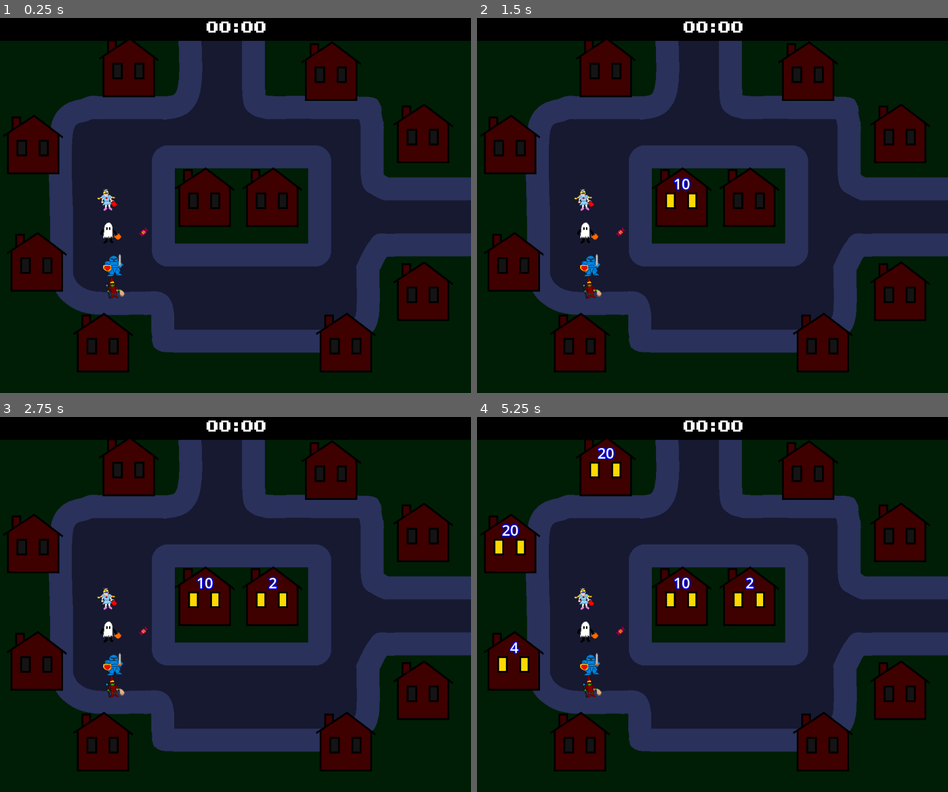
Above: before the commit, frames 1-4 (two rows, left to right).
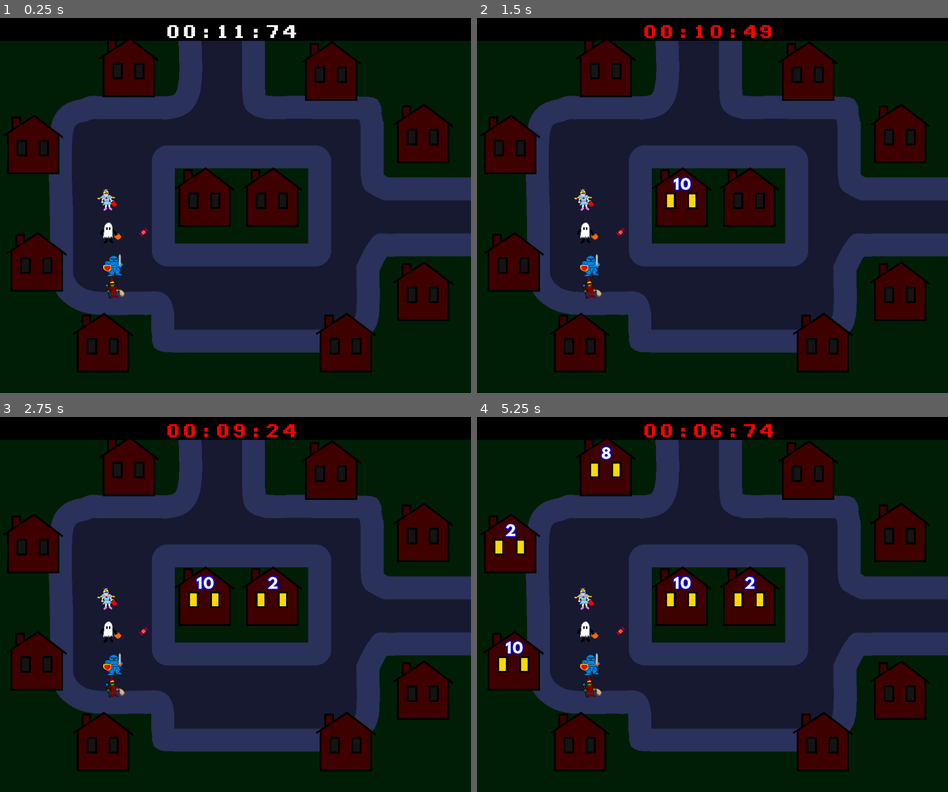
Above: after the commit, the same moments.

Repository: King9999/trickortreat_godot
Game: Godot game, scene res://Scenes/main.tscn
Two runs of this game, one before a commit and one after it. Both use one fixed random seed, a clock stepped at 60 frames per second and the inputs below. This scene is started directly instead of the project's main scene.
Inputs:
- Up to frame 1 (0.25 s): no input
- Up to frame 2 (1.5 s): tap Enter at 0.5 s; hold D (P1_Right) 0.53-1.28 s; tap Space (P1_Trick) at 0.6 s; hold S (P1_Down) from 1.28 s (still down); tap Down (P2_Down) at 1.35 s
- Up to frame 3 (2.75 s): tap Space (P1_Trick) at 2 s; release S (P1_Down) at 2.03 s; hold D (P1_Right) from 2.03 s (still down); tap Left (P2_Left) at 2.1 s
- Up to frame 4 (5.25 s): tap Enter at 2.75, 5 s; release D (P1_Right) at 2.78 s; hold W (P1_Up) 2.78-3.53 s; tap Right (P2_Right) at 2.85 s; tap Space (P1_Trick) at 3.5, 5.1 s; hold A (P1_Left) 3.53-5.03 s; tap Ctrl (P2_Trick) at 3.6 s; tap Up (P2_Up) at 4.35 s; hold S (P1_Down) from 5.03 s (still down)

The runs differ from the first frame. In frame 1, 0.5% of the frame differs, in the area x 35-63%, y 0-6%; in frame 2, 0.6%; in frame 3, 0.7%; in frame 4, 1.1%, in the area x 5-63%, y 0-64%.

Commit message:
Worked on timer function
Had problems with the timer font jitter. The solution was to use a font that wouldn't jitter. Not ideal as it limits the fonts I can use. Will find a different solution.

Diff:
--- a/Scenes/house.tscn
+++ b/Scenes/house.tscn
@@ -1,12 +1,18 @@
-[gd_scene load_steps=6 format=3 uid="uid://dy622oifu2orq"]
+[gd_scene load_steps=8 format=3 uid="uid://dy622oifu2orq"]
 
 [ext_resource type="Script" uid="uid://3kx77sr1e4x1" path="res://Scripts/house.gd" id="1_3jr7h"]
 [ext_resource type="Texture2D" uid="uid://jhxmj5g1hwpb" path="res://Sprites/HouseOff.png" id="1_okrnj"]
+[ext_resource type="FontFile" uid="uid://e1ryjho26wk4" path="res://Fonts/LEAGUESPARTAN-BOLD.OTF" id="3_3jr7h"]
 
 [sub_resource type="RectangleShape2D" id="RectangleShape2D_3jr7h"]
 size = Vector2(31.8455, 18.1888)
 
+[sub_resource type="FontVariation" id="FontVariation_3jr7h"]
+base_font = ExtResource("3_3jr7h")
+spacing_glyph = 2
+
 [sub_resource type="LabelSettings" id="LabelSettings_3jr7h"]
+font = SubResource("FontVariation_3jr7h")
 font_size = 32
 outline_size = 10
 outline_color = Color(0, 0, 0.85098, 1)
@@ -34,9 +40,9 @@
 anchor_left = 0.5
 anchor_right = 0.5
 offset_left = -27.0
-offset_top = -52.0
+offset_top = -47.0
 offset_right = 29.0
-offset_bottom = -7.0
+offset_bottom = -2.0
 grow_horizontal = 2
 text = "00"
 label_settings = SubResource("LabelSettings_3jr7h")
--- a/Scenes/main.tscn
+++ b/Scenes/main.tscn
@@ -9,7 +9,7 @@
 [ext_resource type="PackedScene" uid="uid://dkaywba7sevkf" path="res://Scenes/costume_princess.tscn" id="7_344ge"]
 [ext_resource type="PackedScene" uid="uid://4s36quwb0krr" path="res://Scenes/costume_witch.tscn" id="8_ynf5e"]
 [ext_resource type="Script" uid="uid://dk7c7ngm54vmc" path="res://Scripts/timer.gd" id="9_hptm8"]
-[ext_resource type="FontFile" uid="uid://dxcgk8flk1k3h" path="res://Fonts/KROEGER0665.TTF" id="10_d1ilt"]
+[ext_resource type="FontFile" uid="uid://bm0exkohycdql" path="res://Fonts/MONO0766.TTF" id="10_hptm8"]
 
 [sub_resource type="NavigationPolygon" id="NavigationPolygon_bo1nx"]
 vertices = PackedVector2Array(475, -83, 475, -203, 502, -310, 502, 422, 474, 261, 474, 141, 307, 373, -494, 422, 171, 3 …(372 unchanged characters)…
@@ -142,12 +142,15 @@
 anchors_preset = 5
 anchor_left = 0.5
 anchor_right = 0.5
-offset_left = -86.0
+offset_left = -165.0
 offset_top = -8.0
-offset_right = 96.0
-offset_bottom = 39.0
+offset_right = 162.0
+offset_bottom = 52.0
 grow_horizontal = 2
-theme_override_fonts/normal_font = ExtResource("10_d1ilt")
+theme_override_fonts/normal_font = ExtResource("10_hptm8")
 theme_override_font_sizes/normal_font_size = 32
-text = "00:00"
+text = "00:00:00"
+scroll_active = false
+autowrap_mode = 0
 horizontal_alignment = 1
+vertical_alignment = 1
--- a/Scripts/house_manager.gd
+++ b/Scripts/house_manager.gd
@@ -15,6 +15,7 @@
 const MAX_HOUSES_WITH_CANDY: int = 5       #the maximum amount of houses that can have candy.
 const STOCK_UP_CHANCE: float = 0.5
 const EXTRA_CANDY_CHANCE: float = 0.05		#5% chance for a house to have 20 pieces of candy
+const HIDDEN_CANDY_CHANCE: float = 0.2		#20% chance a house's candy is unknown
 const MAX_CANDY_AMOUNT: int = 10
 
 func _ready() -> void:
@@ -42,12 +43,18 @@
 
 		if house.can_stock_candy && house.candy_amount <= 0:
 			#roll for a chance to stock house
-			if randf() <= STOCK_UP_CHANCE:		#randf() returns 0 to 1 inclusive
+			if randf() <= STOCK_UP_CHANCE:					#randf() returns 0 to 1 inclusive
 				#add candy. Check if this house gets extra candy
 				if randf() <= EXTRA_CANDY_CHANCE:
 					house.stock_up(MAX_CANDY_AMOUNT * 2)
 				else:
 					house.stock_up(randi_range(1, MAX_CANDY_AMOUNT))
+
+				#does this house have an unknown amount of candy?
+				if randf() <= HIDDEN_CANDY_CHANCE:
+					house.candy_text.text = "??"
+
+				#finished
 				house.lights_on()
 				houses_with_candy += 1
 
--- a/Scripts/timer.gd
+++ b/Scripts/timer.gd
@@ -3,21 +3,50 @@
 @export var time: float           	#time in seconds. Will use this value to get the minutes, seconds and milliseconds
 @export var init_time: float      	#the initial start time. Used to get time elapsed.
 @export var timer_running: bool
+@onready var time_label: RichTextLabel = $"Timer Label"
 
 # Called when the node enters the scene tree for the first time.
 func _ready() -> void:
-	pass # Replace with function body.
-
+	init_time = 120
+	time = init_time
+	set_timer(time * 0.1)
+	start_timer(true)
 
 # Called every frame. 'delta' is the elapsed time since the previous frame.
 func _process(delta: float) -> void:
-	pass
+	if timer_running:
+		time -= delta
 
+		#Change text colour if time almost up
+		if _time_running_out():
+			time_label.add_theme_color_override("default_color", Color.RED)
+
+		if time <= 0:
+			time = 0
+			timer_running = false
+
+		time_label.text = display_timer()
+
+func set_timer(seconds: float):
+	if (seconds < 0):
+		return
+	time = seconds
+
+##Converts time to minutes, seconds and milliseconds.[br]
+##Returns a formatted string.
 func display_timer() -> String:
-	var minutes: float = floorf(time / 60)
-	var seconds: float = floorf(time as int % 60)			#"as" keyword casts from 1 type to another
-	var milliseconds: float = time as int % 1 * 99
+	var minutes: float = time / 60
+	var seconds: float = fmod(time, 60)
+	var milliseconds: float = fmod(time, 1) * 100		#fmod must be used instead of % for floats
+	#print(milliseconds)
 
 	#use format to display time with colons
-	var time_text: String = "{0:0}:{1:00}:{2:00}".format([minutes, seconds, milliseconds])
-	return time_text
+	#% is a placeholder. 'd' is a decimal specifier, which will floor any values. The "02" is padding; the 0 says to insert extra space with a 0, and the 2 is the minimum length
+	#var time_text: String = "%02d:%02d:%02d" % [minutes, seconds, milliseconds]
+	return "%02d:%02d:%02d" % [minutes, seconds, milliseconds]
+
+func start_timer(toggle: bool):
+	timer_running = toggle
+
+func _time_running_out() -> bool:
+	return time < 11
Binary file added: Fonts/LEAGUESPARTAN-BOLD.OTF
Not shown, added: Fonts/LEAGUESPARTAN-BOLD.OTF.import
Binary file added: Fonts/MONO0766.TTF
Not shown, added: Fonts/MONO0766.TTF.import
